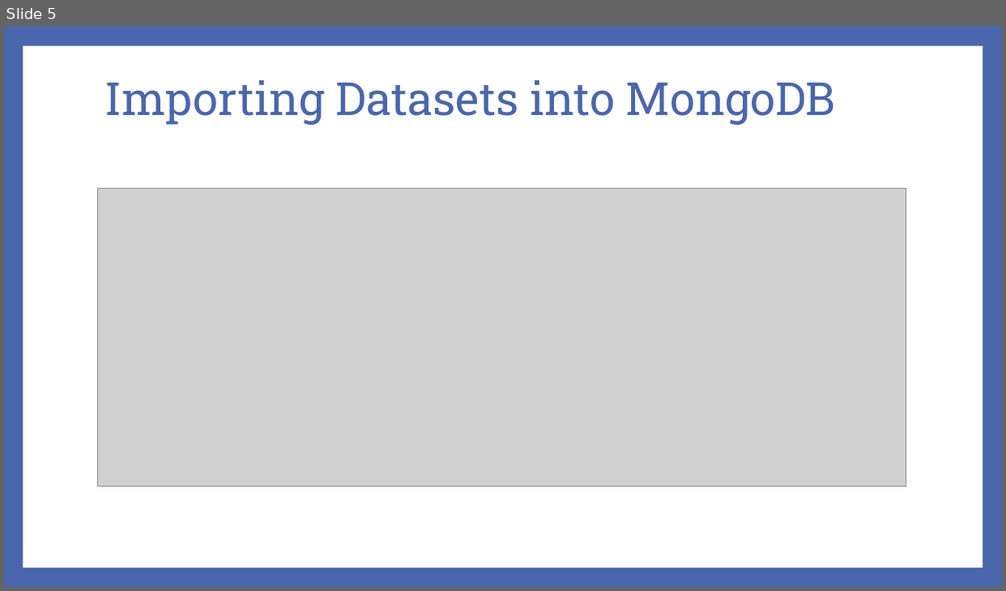
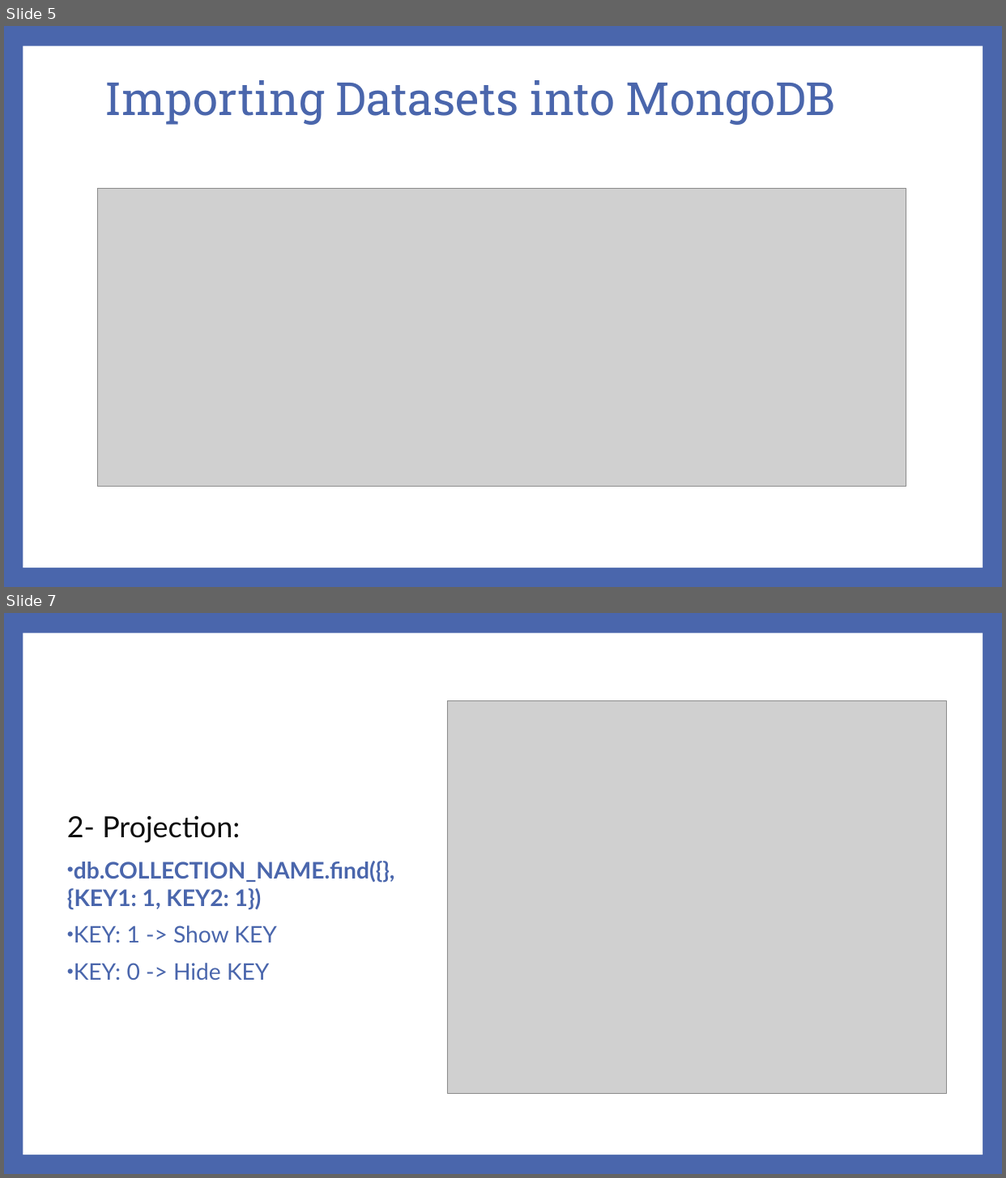
Before and after one commit to abedafnan/MonogoDB-Project, a slide deck: MongoDB Project.pptx. Shown one above the other, each under a label of ours: slide 5 before the commit, slides 5 and 7 after it; the slides between them are not shown. The pictures are 1006x591 and 1006x1178 pixels, drawn with LibreOffice and Linux fonts; fonts in the diff are those of the drawing; grey boxes stand for pictures. Boxes give left, top, right and bottom in pixels: in the first picture for what was removed or moved away, otherwise in the second. Text is boxed around its words. In the diff, an @@ line names an element or a change of style, - is before the commit and + after.

Commit message:
Add selection and projection queries 1

```diff
--- a/MongoDB Project.pptx
+++ b/MongoDB Project.pptx
@@ slide 7 added at <box>4,613,1002,1174</box>, background #4A66AC; not listed: 1 template element that a slide beside it also shows @@
@@ picture added at <box>447,700,947,1093</box> @@
@@ text added at <box>67,815,395,980</box>, 22 pt, text #4A66AC, bold @@
+2- Projection:
+• db.COLLECTION_NAME.find({}, {KEY1: 1, KEY2: 1})
+  • KEY: 1 -> Show KEY
+  • KEY: 0 -> Hide KEY
```
Also in this commit, not shown: 2 slides changed, 2 other slides added, 4 other files.
